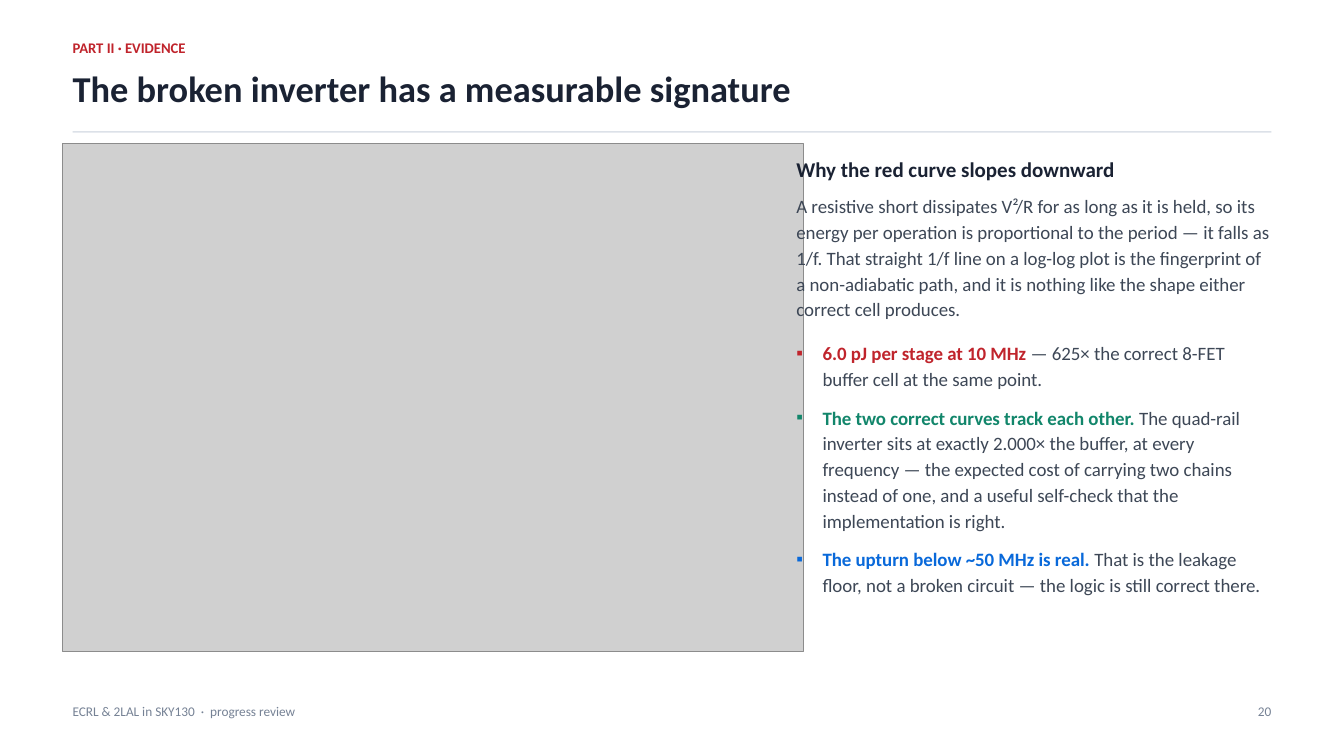
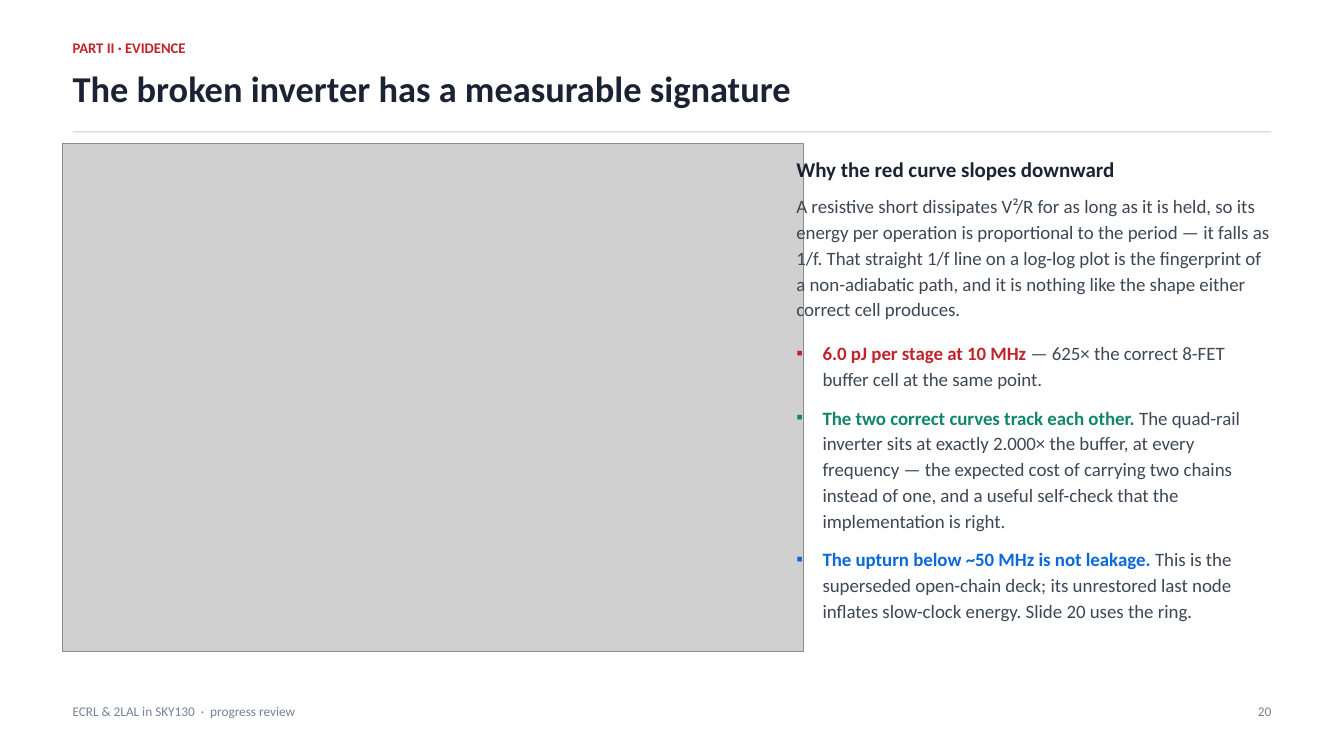
Before and after one commit to Sairam-Kesanapalli/Adiabatic_sweep, a slide deck: slide 20 of slides/ECRL_2LAL_Progress_Review.pptx. Drawn at 1344x756 pixels with LibreOffice and Linux fonts; fonts in the diff are those of the drawing; grey boxes stand for pictures. Boxes give left, top, right and bottom in pixels: in the first picture for what was removed or moved away, otherwise in the second. Text is boxed around its words. In the diff, an @@ line names an element or a change of style, - is before the commit and + after.

Commit message:
Slides update and energy meter calibration

```diff
--- a/slides/ECRL_2LAL_Progress_Review.pptx
+++ b/slides/ECRL_2LAL_Progress_Review.pptx
@@ text at <box>823,552,1232,622</box>: text changed @@
-▪ The upturn below ~50 MHz is real. That is the leakage floor, not a broken circuit — the logic is still correct there.
+▪ The upturn below ~50 MHz is not leakage. This is the superseded open-chain deck; its unrestored last node inflates slow-clock energy. Slide 20 uses the ring.
```
Also in this commit, not shown: 8 other slides changed, 15 other files.
